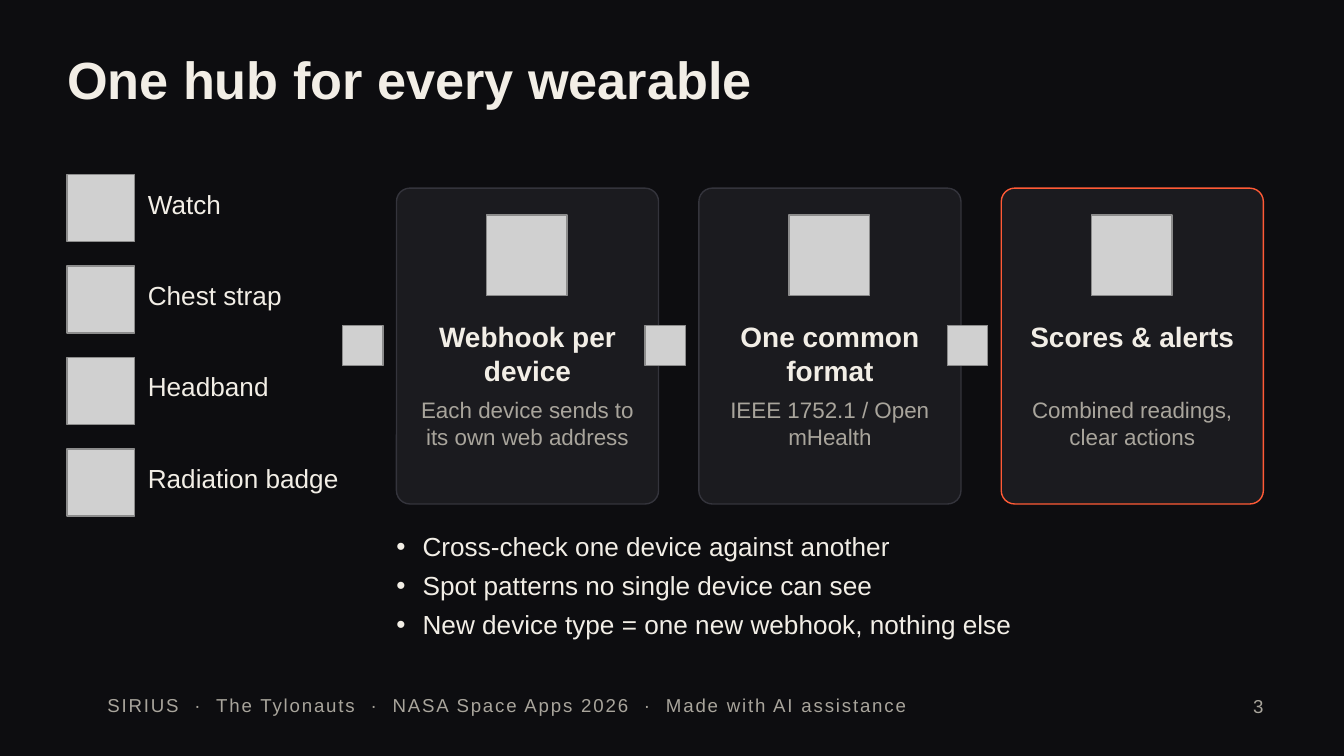
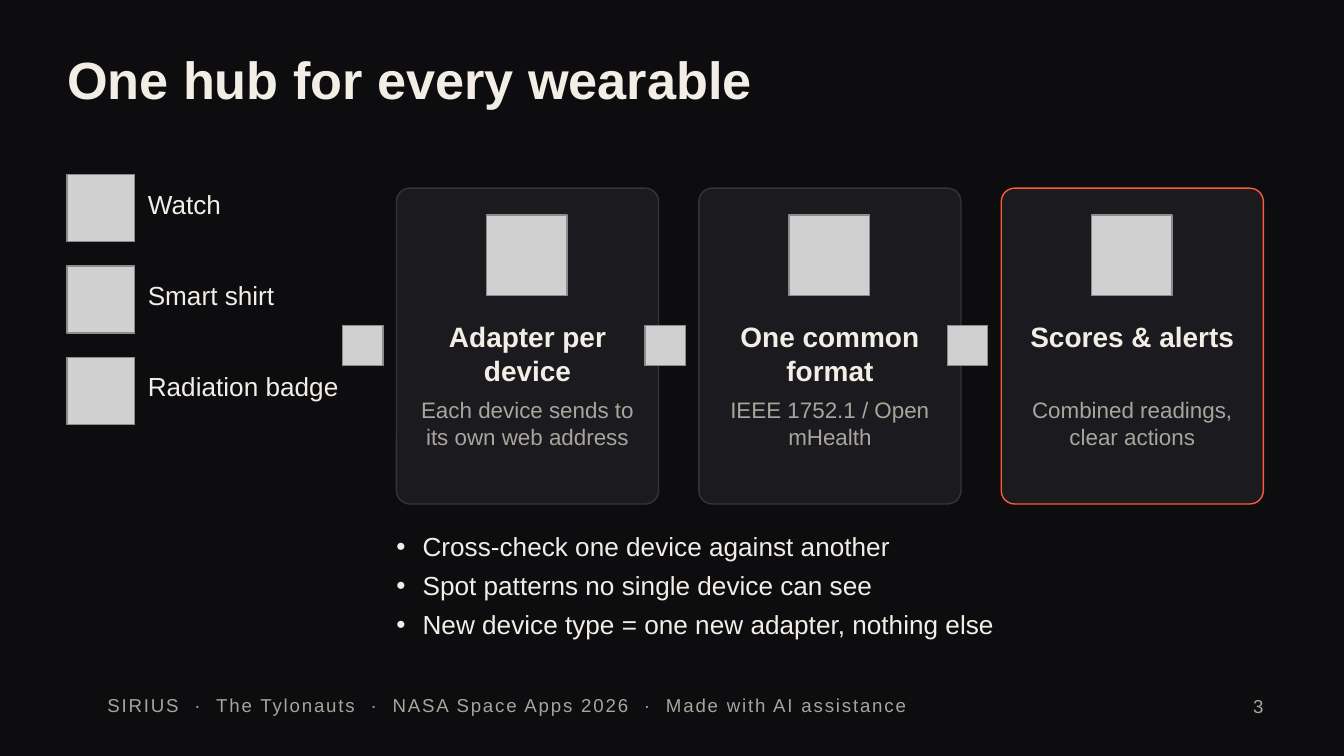
Before and after one commit to Abdulla-AlBassam/space-apps-hackathon-tylanauts, a slide deck: slide 3 of docs/pitch/Sirius_demo_deck.pptx. Drawn at 1344x756 pixels with LibreOffice and Linux fonts; fonts in the diff are those of the drawing; grey boxes stand for pictures; background and template pictures are left out. Boxes give left, top, right and bottom in pixels: in the first picture for what was removed or moved away, otherwise in the second. Text is boxed around its words. In the diff, an @@ line names an element or a change of style, - is before the commit and + after.

```diff
--- a/docs/pitch/Sirius_demo_deck.pptx
+++ b/docs/pitch/Sirius_demo_deck.pptx
@@ text at [148,286,274,306]: text changed @@
-Chest strap
+Smart shirt
@@ text at [449,326,606,382]: text changed @@
-Webhook per device
+Adapter per device
@@ text "Radiation badge": place and size @@
-text "Radiation badge" at [148,469,339,494]
+text "Radiation badge" at [148,377,339,402]
@@ text removed at [148,377,269,397] @@
-Headband
@@ picture removed at [67,449,134,516] @@
@@ text at [423,615,993,640]: text changed @@
-• New device type = one new webhook, nothing else
+• New device type = one new adapter, nothing else
```
Also in this commit, not shown: 2 other slides changed, 3 other files.
